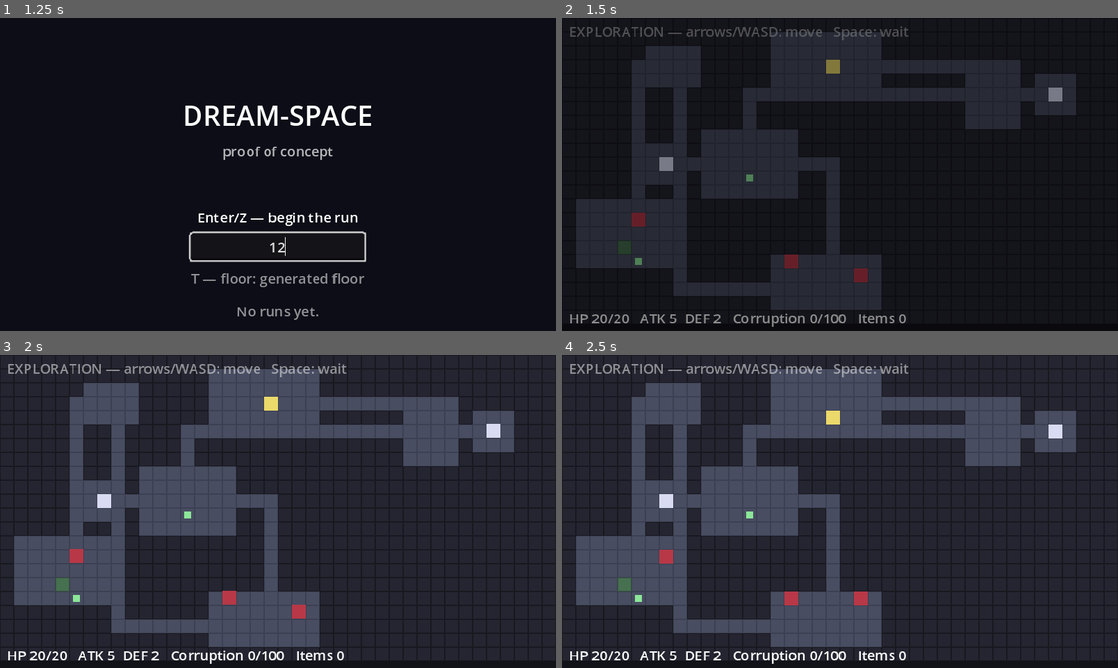
Above: before the commit, frames 1-4 (two rows, left to right).
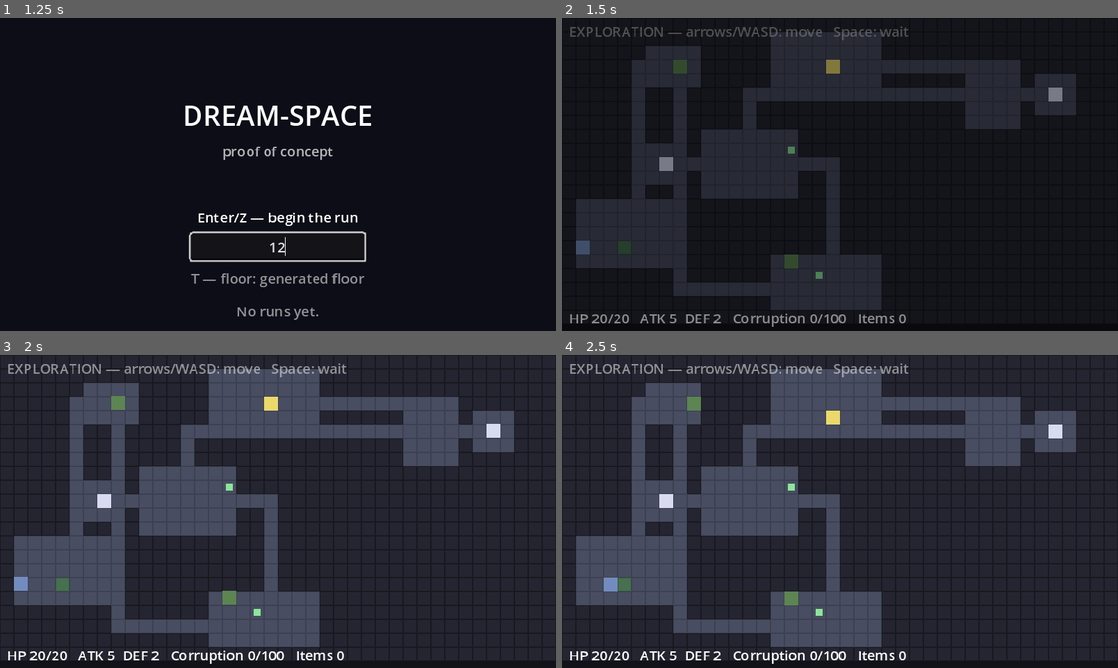
Above: after the commit, the same moments.

Repository: x-alterer/2D-Roguelike-like
Game: Godot game, scene res://scenes/main.tscn
The game is run twice, just before and just after one commit, with the same random seed, the same clock (stepped at 60 frames per second) and the same inputs.
Inputs (mouse positions are in pixels of both pictures, inside the frame that each line leads up to):
- Up to frame 1 (1.25 s): click (278, 246) at 0.52 s; type "12" at 0.6 s
- Up to frame 2 (1.5 s): tap Enter (confirm) at 1.25 s; hold Right (move_right) from 1.28 s (still down); hold Space (wait) from 1.28 s (still down)
- Up to frame 3 (2 s): keep holding Right (move_right); keep holding Space (wait)
- Up to frame 4 (2.5 s): tap Enter (confirm) at 2, 2.1 s; release Right (move_right) at 2.03 s; release Space (wait) at 2.03 s; hold Down (move_down) from 2.03 s (still down); tap Space (wait) at 2.3 s

Frame 1 is identical in both runs. In frame 2, 0.7% of the frame differs, in the area x 2-55%, y 13-85%; in frame 3, 0.7%; in frame 4, 0.7%.

Commit message:
feat: full enemy roster, corruption-reduce item, weighted population (tasks 9.1-9.3)
Thorned Warden completes the combat trio (DEF 5 vs ATK 5 makes Fight a
4-turn, ~12 HP, +12 corruption mistake while its 3-line Talk is free);
Grasping Veil is the intimate trap — no boon on Yield, Resist fails 70%,
Redirect at 35% is the correct play, and as the roster's first
enemy_initiated ambush its opening beat advances the sequence. Clear
Water (-5 corruption) joins the item table at half heal's weight;
remove_corruption mirrors the band engine downward so bands left behind
undo their stat trades and verbs un-mutate live — quietly, no
interstitial (Decision 47). Roamer slots now draw from a weighted table
(shadow 3 / echo 2 / warden 2 / veil 2); alcoves stay beckoner-only.

Co-Authored-By: Claude Fable 5 <noreply@anthropic.com>
Claude-Session: https://claude.ai/code/session_018muKSDbmmuj7g6CxEjXxPM

Diff:
--- a/autoloads/game_state.gd
+++ b/autoloads/game_state.gd
@@ -210,6 +210,31 @@
 	Events.corruption_band_crossed.emit(band, text)
 
 
+## The band engine's downward mirror (Phase 9, Decision 47): the
+## corruption-reduce item lowers the number and symmetrically reverses any
+## bands left behind — stat trades undo, and verb overrides un-mutate on
+## their own because they're computed live from the current band. Quiet by
+## design: no interstitial, no signal; the item's narration carries it.
+func remove_corruption(amount: int) -> void:
+	if amount <= 0 or run_over:
+		return
+	var old_band := corruption_band()
+	corruption = maxi(corruption - amount, 0)
+	var new_band := corruption_band()
+	for band in range(old_band, new_band, -1):
+		_uncross_band(band)
+
+
+func _uncross_band(band: int) -> void:
+	var idx := band - 1
+	if idx < corruption_track.stat_modifiers_per_band.size():
+		var mods: Dictionary = corruption_track.stat_modifiers_per_band[idx]
+		atk -= mods.get("atk", 0)
+		max_hp -= mods.get("max_hp", 0)
+		max_hp = maxi(max_hp, 1)
+		hp = mini(hp, max_hp)
+
+
 ## Every verb substitution currently in force: the merge of all reached
 ## bands' overrides (Decision 24 — cumulative, so band 3 keeps band 2's
 ## mutation). The encounter scene renders and dispatches through this.
--- /dev/null
+++ b/resources/enemies/grasping_veil.tres
@@ -0,0 +1,21 @@
+[gd_resource type="Resource" script_class="EnemyData" load_steps=2 format=3]
+
+[ext_resource type="Script" path="res://resources/enemy_data.gd" id="1_schema"]
+
+[resource]
+script = ExtResource("1_schema")
+enemy_name = "Grasping Veil"
+color = Color(0.52, 0.36, 0.62, 1)
+encounter_flavor = &"intimate"
+trigger_type = &"enemy_initiated"
+verb_set = Array[StringName]([&"Resist", &"Yield", &"Redirect", &"Flee"])
+hp = 8
+atk = 0
+def_stat = 2
+flee_difficulty = 0.5
+talk_receptivity = false
+dialogue_lines = Array[String]([])
+yield_corruption_value = 10
+resist_difficulty = 0.7
+redirect_difficulty = 0.35
+redirect_options = Array[String](["Hold up the memory of morning air"])
--- /dev/null
+++ b/resources/enemies/thorned_warden.tres
@@ -0,0 +1,21 @@
+[gd_resource type="Resource" script_class="EnemyData" load_steps=2 format=3]
+
+[ext_resource type="Script" path="res://resources/enemy_data.gd" id="1_schema"]
+
+[resource]
+script = ExtResource("1_schema")
+enemy_name = "Thorned Warden"
+color = Color(0.36, 0.52, 0.32, 1)
+encounter_flavor = &"combat"
+trigger_type = &"proximity"
+verb_set = Array[StringName]([&"Fight", &"Talk", &"Flee", &"UseItem"])
+hp = 4
+atk = 5
+def_stat = 5
+flee_difficulty = 0.3
+talk_receptivity = true
+dialogue_lines = Array[String](["It plants itself in your path, thorns out, waiting.", "\"I keep the way. I was kept once too,\" it says.", "The thorns fold down. It lets you by."])
+yield_corruption_value = 0
+resist_difficulty = 0.0
+redirect_difficulty = 0.0
+redirect_options = Array[String]([])
--- /dev/null
+++ b/resources/items/cleanse_item.tres
@@ -0,0 +1,9 @@
+[gd_resource type="Resource" script_class="ItemData" load_steps=2 format=3]
+
+[ext_resource type="Script" path="res://resources/item_data.gd" id="1_schema"]
+
+[resource]
+script = ExtResource("1_schema")
+item_name = "Clear Water"
+effect = &"cleanse"
+amount = 5
--- a/scenes/encounter.gd
+++ b/scenes/encounter.gd
@@ -356,6 +356,14 @@
 		&"heal":
 			GameState.hp = mini(GameState.hp + item.amount, GameState.max_hp)
 			_narrate("You use %s. HP +%d." % [item.item_name, item.amount])
+		&"cleanse":
+			# The pressure valve (Phase 9): a small step back from the
+			# edge. Bands left behind reverse (Decision 47), so verbs may
+			# quietly un-mutate on the next menu render.
+			GameState.remove_corruption(item.amount)
+			_narrate("You use %s. The armor's grip loosens. Corruption -%d." % [
+					item.item_name, item.amount])
+			_tick_corruption_display()
 		_:
 			_narrate("%s does nothing." % item.item_name)
 	_refresh_status()
--- a/scenes/floor_generator.gd
+++ b/scenes/floor_generator.gd
@@ -33,15 +33,25 @@
 const MIN_HOSTILE_DISTANCE := 8
 const MAX_FLOOR_ATTEMPTS := 20
 
-const HOSTILE_DATA := preload("res://resources/enemies/test_hostile.tres")
 const BECKONER_DATA := preload("res://resources/enemies/test_beckoner.tres")
-const HEAL_ITEM := preload("res://resources/items/heal_item.tres")
-
-## The plan's "small weighted table" of floor items. One entry until
-## Phase 9 adds corruption-reduce (technical plan, Decision 44) — adding
-## an item type is adding a row here.
+
+## Who roams the floor (Phase 9, Decision 49): the roamer slots draw from
+## this weighted table. The aggressive shadow stays the most common read;
+## the Grasping Veil is intimate but enemy_initiated, so the ambush
+## seduction hunts like a threat (Decision 48). Beckoners are not here —
+## they get their own carved alcoves.
+const ROAMER_TABLE: Array[Dictionary] = [
+	{"data": preload("res://resources/enemies/test_hostile.tres"), "weight": 3.0},
+	{"data": preload("res://resources/enemies/test_receptive.tres"), "weight": 2.0},
+	{"data": preload("res://resources/enemies/thorned_warden.tres"), "weight": 2.0},
+	{"data": preload("res://resources/enemies/grasping_veil.tres"), "weight": 2.0},
+]
+
+## The plan's "small weighted table" of floor items. Heal outnumbers the
+## corruption pressure-valve two to one (Decision 44/49).
 const ITEM_TABLE: Array[Dictionary] = [
-	{"data": HEAL_ITEM, "weight": 1.0},
+	{"data": preload("res://resources/items/heal_item.tres"), "weight": 2.0},
+	{"data": preload("res://resources/items/cleanse_item.tres"), "weight": 1.0},
 ]
 
 
@@ -105,10 +115,11 @@
 			var room := rooms[rng.randi_range(0, maxi(_half(rooms.size()) - 1, 0))]
 			enemy_spawns.append({"data": BECKONER_DATA, "cell": room.position})
 
-	# --- Hostiles: later rooms, far from the spawn. ---
+	# --- Roamers: later rooms, far from the spawn, drawn from the
+	# weighted table. ---
 	var beckoner_count := enemy_spawns.size()
-	var hostile_count := maxi(rng.randi_range(3, 5) - beckoner_count, 2)
-	for h in hostile_count:
+	var roamer_count := maxi(rng.randi_range(3, 5) - beckoner_count, 2)
+	for r in roamer_count:
 		var placed := false
 		for t in 30:
 			# Prefer the later half of the chain; relax if it won't fit.
@@ -120,7 +131,7 @@
 				continue
 			if _cell_taken(cell, entrance, exit_cell, enemy_spawns, []):
 				continue
-			enemy_spawns.append({"data": HOSTILE_DATA, "cell": cell})
+			enemy_spawns.append({"data": _roll_table(ROAMER_TABLE, rng), "cell": cell})
 			placed = true
 			break
 		if not placed:
@@ -134,7 +145,7 @@
 			var cell := _random_cell(room, rng)
 			if _cell_taken(cell, entrance, exit_cell, enemy_spawns, item_spawns):
 				continue
-			item_spawns.append({"data": _roll_item_table(rng), "cell": cell})
+			item_spawns.append({"data": _roll_table(ITEM_TABLE, rng), "cell": cell})
 			break
 
 	# --- Validity: everything the run needs must be reachable on foot. ---
@@ -257,16 +268,18 @@
 	return false
 
 
-static func _roll_item_table(rng: RandomNumberGenerator) -> Resource:
+## One weighted pick from a table of {"data": Resource, "weight": float}
+## rows. Shared by the roamer and item tables.
+static func _roll_table(table: Array[Dictionary], rng: RandomNumberGenerator) -> Resource:
 	var total := 0.0
-	for row in ITEM_TABLE:
+	for row in table:
 		total += row["weight"]
 	var roll := rng.randf() * total
-	for row in ITEM_TABLE:
+	for row in table:
 		roll -= row["weight"]
 		if roll <= 0.0:
 			return row["data"]
-	return ITEM_TABLE[ITEM_TABLE.size() - 1]["data"]
+	return table[table.size() - 1]["data"]
 
 
 ## 4-way flood fill over carved cells; returns the reachable set.
